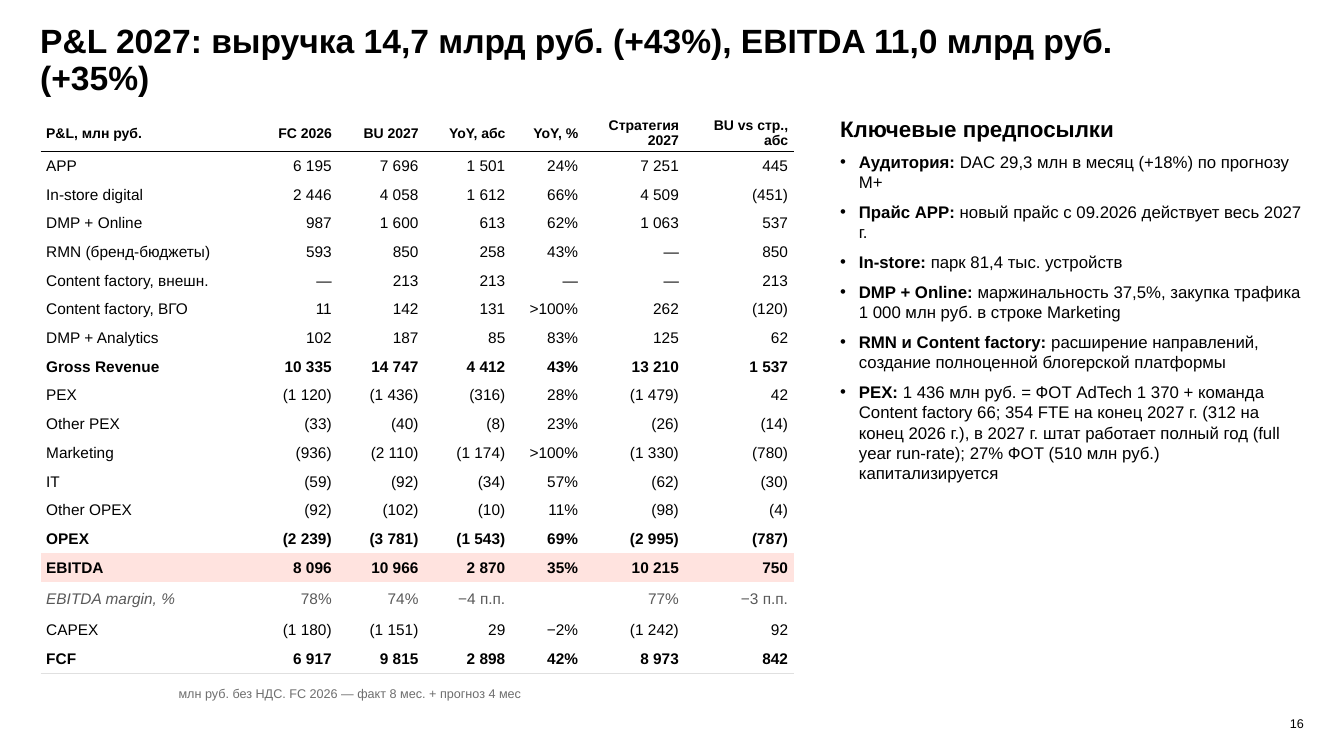
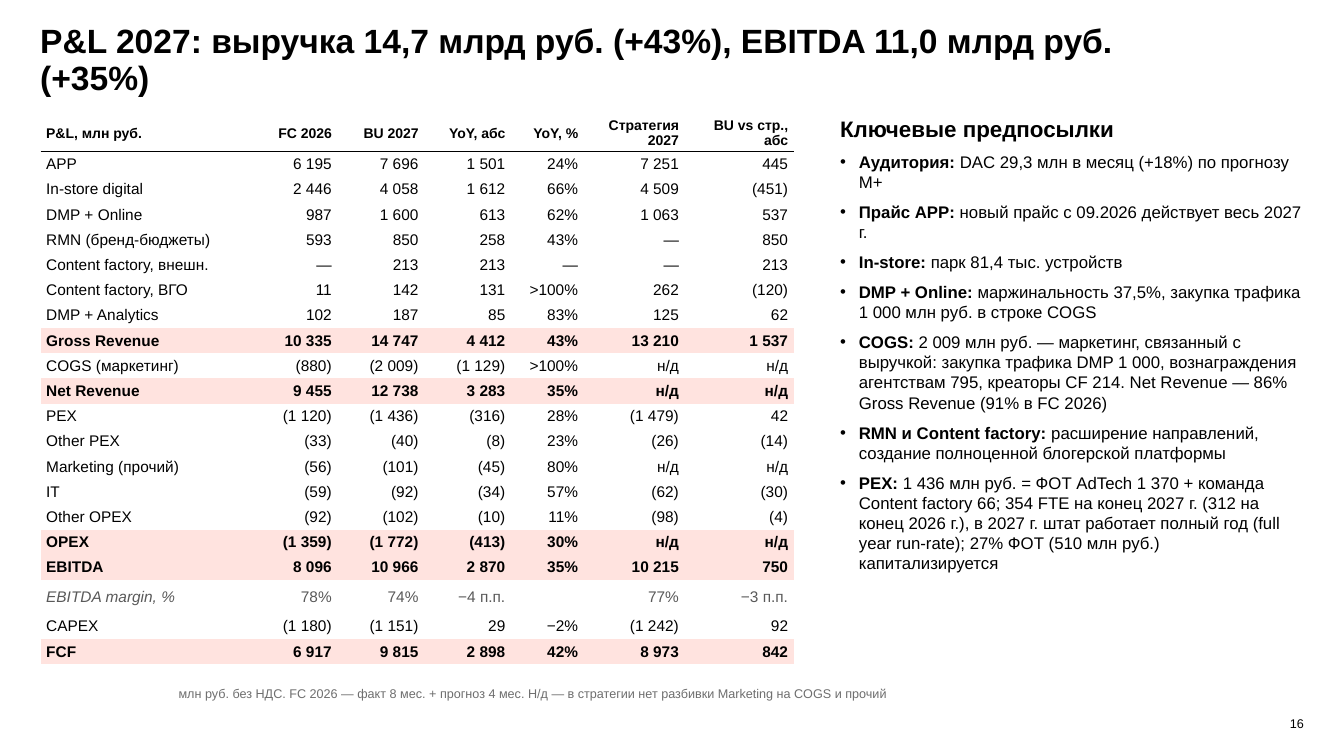
Before and after one commit to DenisMagnit/1, a slide deck: slide 16 of BU27_AdTech_final_deck_1014_v2.pptx. Drawn at 1344x756 pixels with LibreOffice and Linux fonts; fonts in the diff are those of the drawing; background and template pictures are left out. Boxes give left, top, right and bottom in pixels: in the first picture for what was removed or moved away, otherwise in the second. Text is boxed around its words. In the diff, an @@ line names an element or a change of style, - is before the commit and + after.

```diff
--- a/BU27_AdTech_final_deck_1014_v2.pptx
+++ b/BU27_AdTech_final_deck_1014_v2.pptx
@@ table at (40, 115, 792, 661) @@
+row 10: COGS (маркетинг) | (880) | (2 009) | (1 129) | >100% | н/д | н/д
+row 11: Net Revenue | 9 455 | 12 738 | 3 283 | 35% | н/д | н/д
-row 12: Marketing | (936) | (2 110) | (1 174) | >100% | (1 330) | (780)
+row 14: Marketing (прочий) | (56) | (101) | (45) | 80% | н/д | н/д
-row 15: OPEX | (2 239) | (3 781) | (1 543) | 69% | (2 995) | (787)
+row 17: OPEX | (1 359) | (1 772) | (413) | 30% | н/д | н/д
@@ text at (859, 286, 1301, 413): text changed @@
-• DMP + Online: маржинальность 37,5%, закупка трафика 1 000 млн руб. в строке Marketing
+• DMP + Online: маржинальность 37,5%, закупка трафика 1 000 млн руб. в строке COGS
+• COGS: 2 009 млн руб. — маркетинг, связанный с выручкой: закупка трафика DMP 1 000, вознаграждения агентствам 795, креаторы CF 214. Net Revenue — 86% Gross Revenue (91% в FC 2026)
@@ text at (179, 688, 886, 701): text changed @@
-млн руб. без НДС. FC 2026 — факт 8 мес. + прогноз 4 мес
+млн руб. без НДС. FC 2026 — факт 8 мес. + прогноз 4 мес. Н/д — в стратегии нет разбивки Marketing на COGS и прочий
```
